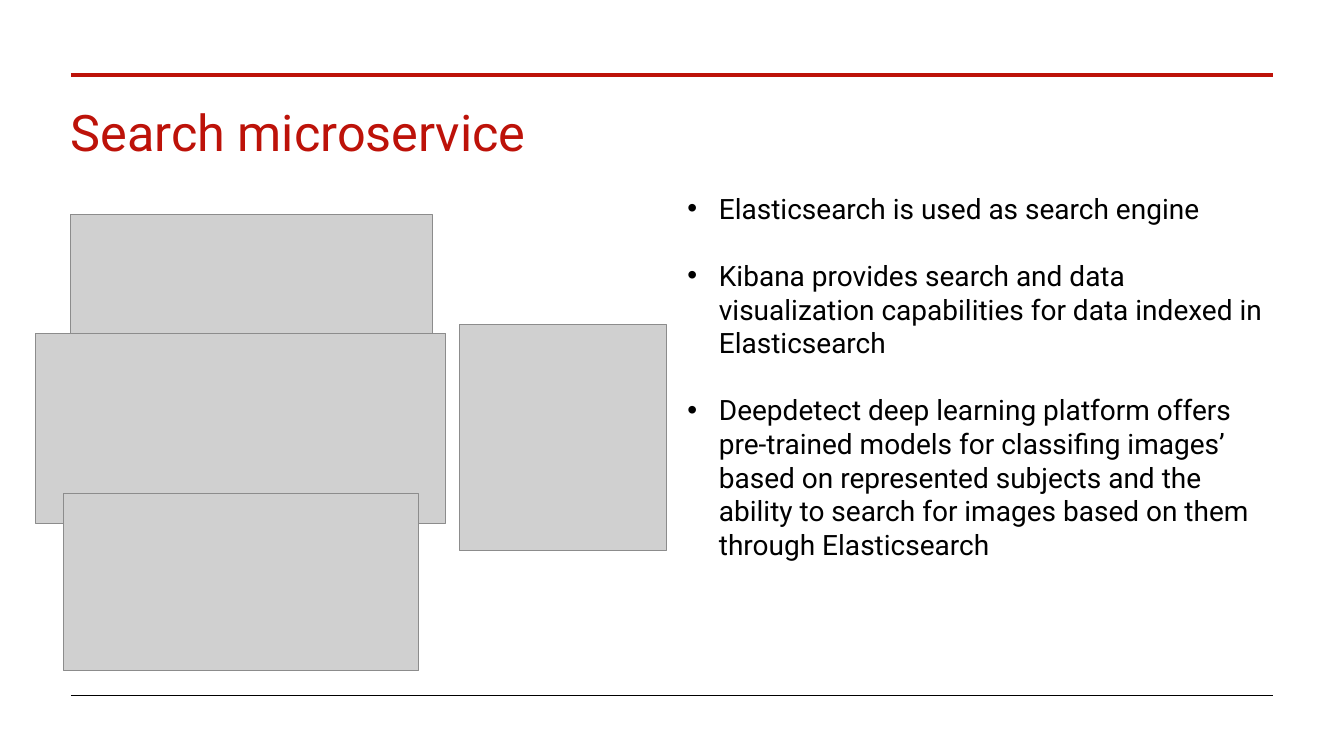
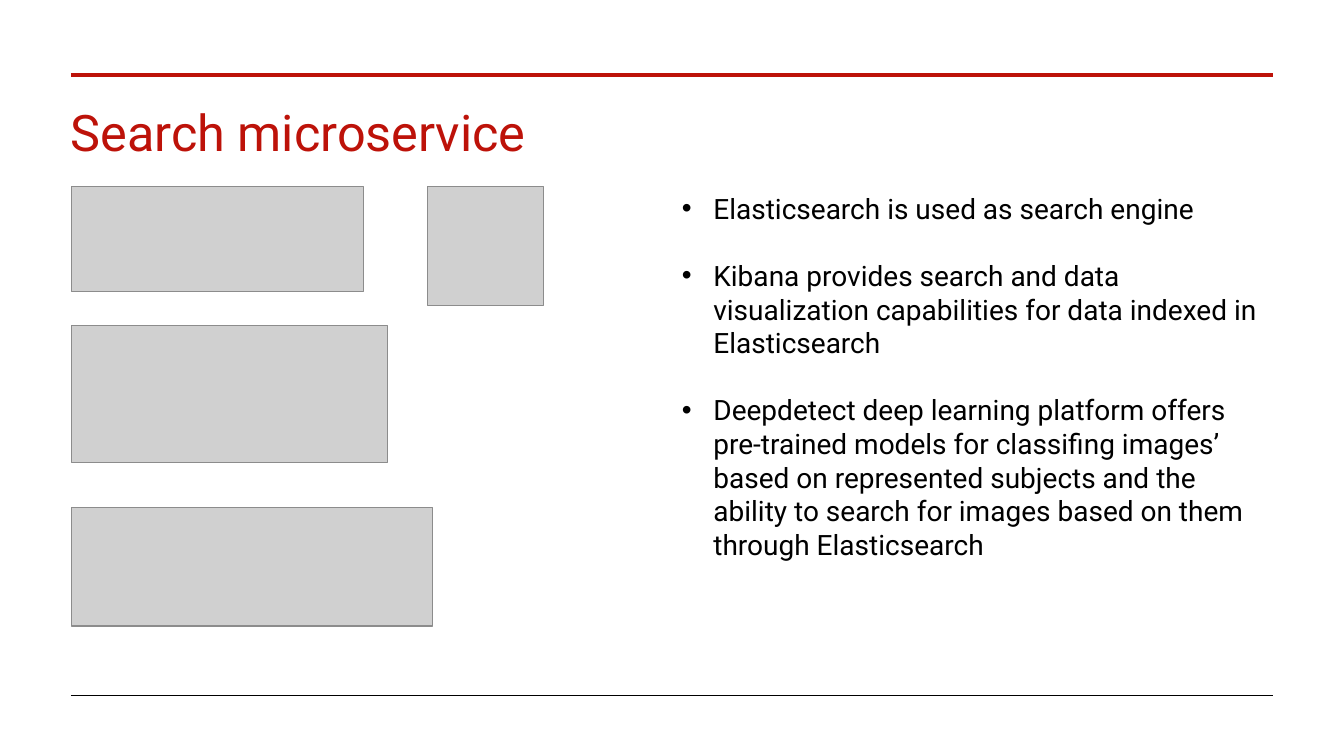
Before and after one commit to mauroficorella/LABAP, a slide deck: slide 19 of Documentation/Presentation.pptx. Drawn at 1344x756 pixels with LibreOffice and Linux fonts; fonts in the diff are those of the drawing; grey boxes stand for pictures. Boxes give left, top, right and bottom in pixels: in the first picture for what was removed or moved away, otherwise in the second. Text is boxed around its words. In the diff, an @@ line names an element or a change of style, - is before the commit and + after.

```diff
--- a/Documentation/Presentation.pptx
+++ b/Documentation/Presentation.pptx
@@ picture: place and size @@
-picture at [36,334,447,523]
+picture at [72,187,364,292]
@@ picture: place and size @@
-picture at [460,324,666,551]
+picture at [427,187,543,306]
@@ text "Elasticsearch is used as search ...": place and size @@
-text "Elasticsearch is used as search ..." at [719,198,1262,561]
+text "Elasticsearch is used as search ..." at [713,198,1256,561]
@@ picture: place and size @@
-picture at [64,493,418,670]
+picture at [72,326,388,463]
@@ picture: place and size @@
-picture at [71,215,432,334]
+picture at [72,507,433,626]
```
Also in this commit, not shown: 8 other slides changed.
